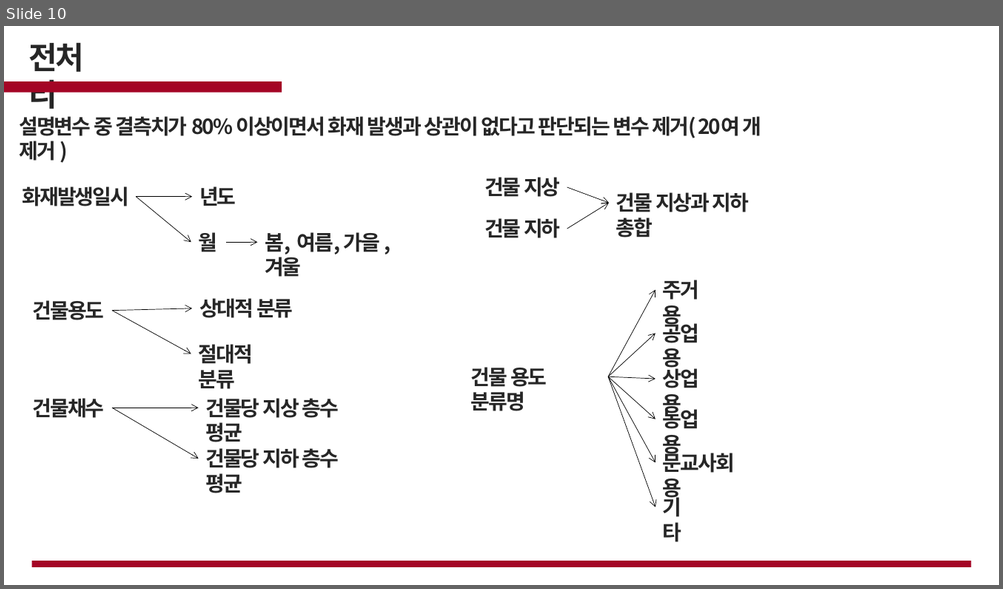
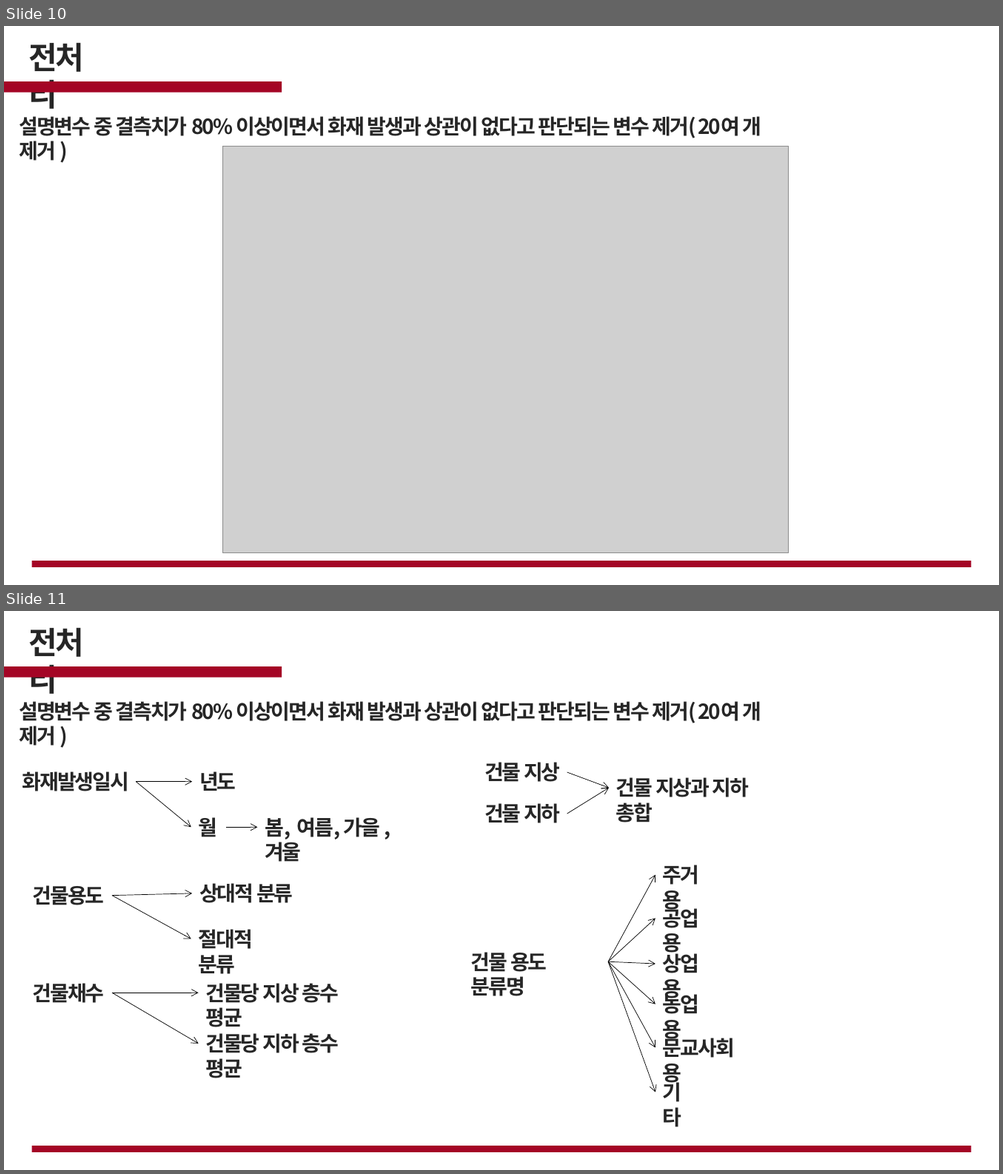
Before and after one commit to cjsgk106/fire-prediction-analysis, a slide deck: work/화재.pptx. Shown one above the other, each under a label of ours: slide 10 before the commit, slides 10 and 11 after it. The pictures are 1003x589 and 1003x1174 pixels, drawn with LibreOffice and Linux fonts; fonts in the diff are those of the drawing; grey boxes stand for pictures; background and template pictures are left out. Boxes give left, top, right and bottom in pixels: in the first picture for what was removed or moved away, otherwise in the second. Text is boxed around its words. In the diff, an @@ line names an element or a change of style, - is before the commit and + after.

```diff
--- a/work/화재.pptx
+++ b/work/화재.pptx
@@ slide 10 added at (x1=4, y1=26, x2=999, y2=585), background picture (left out) @@
@@ text added at (x1=28, y1=42, x2=84, y2=109), 30 pt, text #262626, bold @@
+전처리
@@ rectangle added at (x1=4, y1=82, x2=282, y2=93), fill #A40525 @@
@@ text added at (x1=19, y1=116, x2=762, y2=138), 20 pt, text #262626, bold @@
+설명변수 중 결측치가 80% 이상이면서 화재 발생과 상관이 없다고 판단되는 변수 제거( 20여 개 제거 )
@@ picture added at (x1=222, y1=146, x2=788, y2=554) @@
@@ freeform shape added at (x1=142, y1=238, x2=211, y2=304), fill #FFFFFF @@
@@ rectangle added at (x1=31, y1=561, x2=971, y2=568), fill #A40525 @@
@@ what was slide 10 is now slide 11 @@
```
Also in this commit, not shown: 3 slides changed, 1 other slide added.
